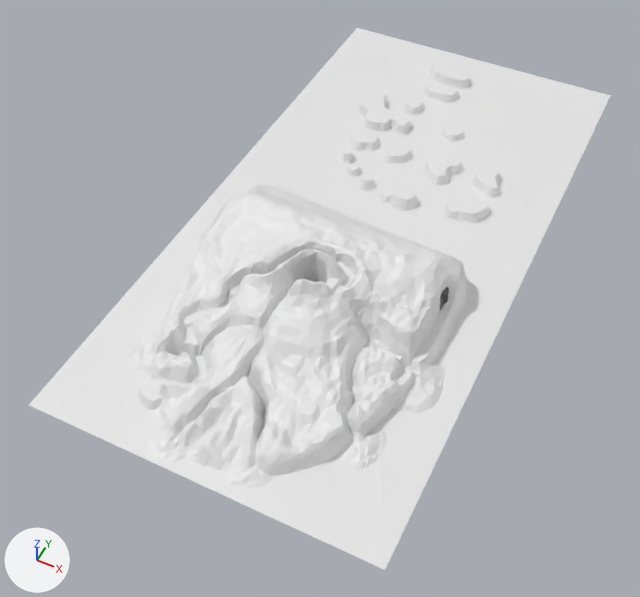
What one commit did to the FBX model Assets/Art/Meshes/Terrain/Stage2/Stage2_Island.fbx.
Rendered twice from a 50 mm camera at (260.0, -2845.0, 1886.0) aimed at (-529.0, -1267.0, -86.0). Arrows for +X, +Y and +Z are at lower left; the lights stay in place. The first picture is the older version. Where no turn or scale is listed for an object, it has been applied to the vertices.

Objects in the first picture: 'Stage2_Island' and 1 more.
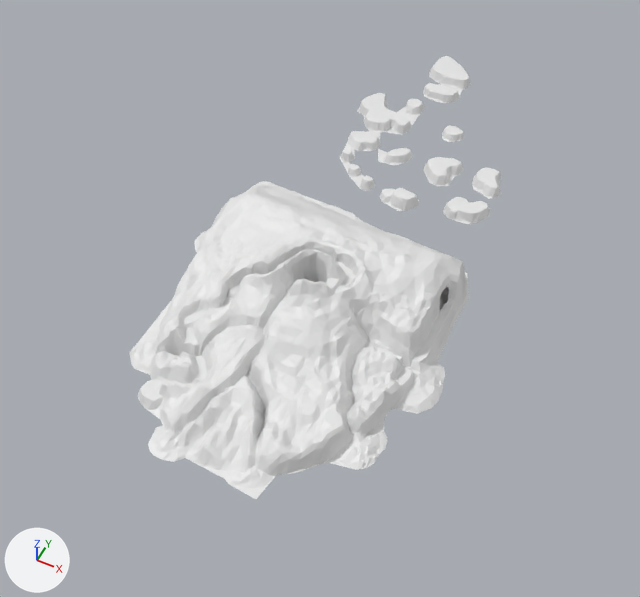
The change, as a list of edits to the scene's bpy script:
```text
Change me_stage2_terrain_ver7_003:
    used by ob_stage2_island; location = (0.0, 0.0, 0.0)
    remove me_stage2_terrain_ver7_003.from_pydata(...)  # 3288 vertices, 6210 faces; spans x -1000.0..0.0, y -2000.0..0.0, z 0.0..232.0
    add me_stage2_terrain_ver7_003.from_pydata(...)  # 3265 vertices, 5918 faces; spans x -938.0..-63.0, y -1983.0..-54.0, z 0.0..232.0
    me_stage2_terrain_ver7_003 part 1
    23 vertices are removed from x -1000.0..0.0, y -2000.0..0.0, z 0.0
    292 faces are deleted
```

Boxes [x1, y1, x2, y2] around the edits, measured in the pictures (640 x 597 px):
'Stage2_Island', reshaped (36% narrower, 18% shorter): before [29, 28, 611, 570]; after [129, 56, 502, 499]
part 1 of me_stage2_terrain_ver7_003, deleted: before [29, 28, 611, 570]
